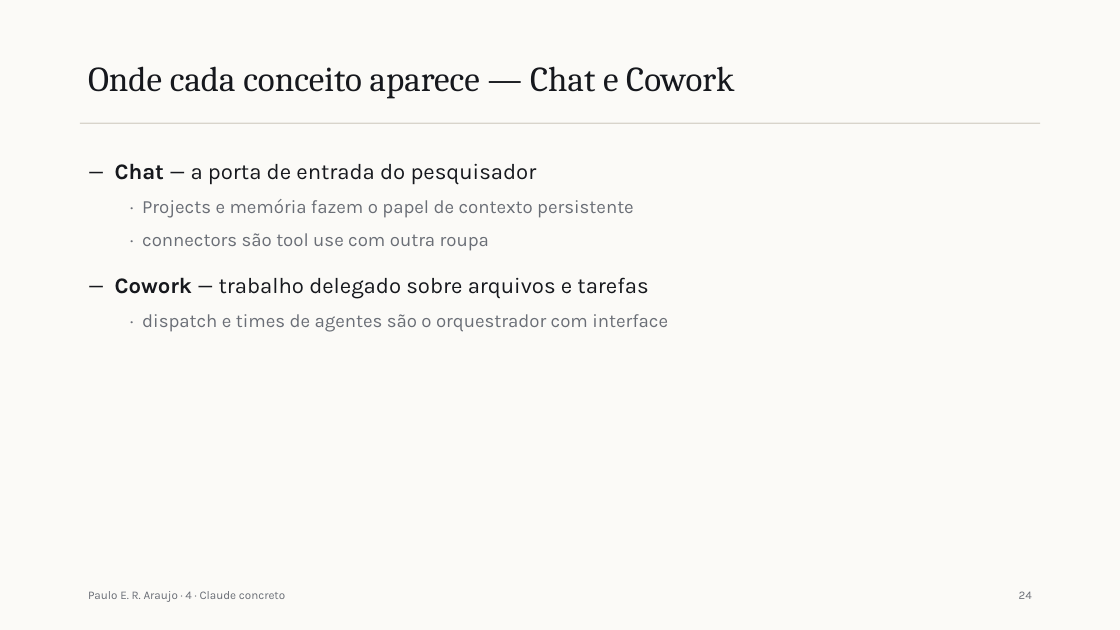
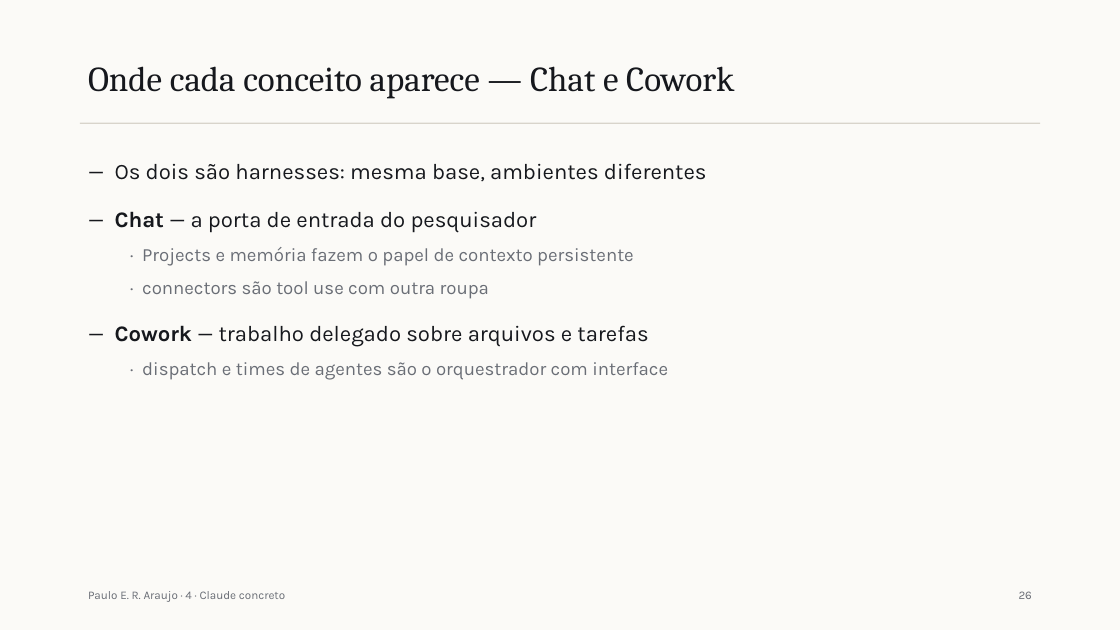
Before and after one commit to pumba-dev/claude-guide, a slide deck: slide 31 of slides/saida/aula-1.pptx (slide 29 before the commit). Drawn at 1120x630 pixels with LibreOffice and Linux fonts; fonts in the diff are those of the drawing. Boxes give left, top, right and bottom in pixels: in the first picture for what was removed or moved away, otherwise in the second. Text is boxed around its words. In the diff, an @@ line names an element or a change of style, - is before the commit and + after.

Commit message:
feat: add the harness concept across the course
Students were learning the pieces without ever naming what does the work.
The harness now opens block 2, answering the question block 1 leaves open,
and becomes the vocabulary for tool execution, permissions and compaction.

```diff
--- a/slides/saida/aula-1.pptx
+++ b/slides/saida/aula-1.pptx
@@ text at (x1=115, y1=163, x2=707, y2=181): paragraph added @@
+— Os dois são harnesses: mesma base, ambientes diferentes
@@ text at (x1=115, y1=211, x2=537, y2=233): more space between paragraphs @@
@@ text at (x1=1019, y1=591, x2=1032, y2=599): text changed @@
-24
+26
```
Also in this commit, not shown: 25 other slides changed, 2 slides added, 7 other files.
